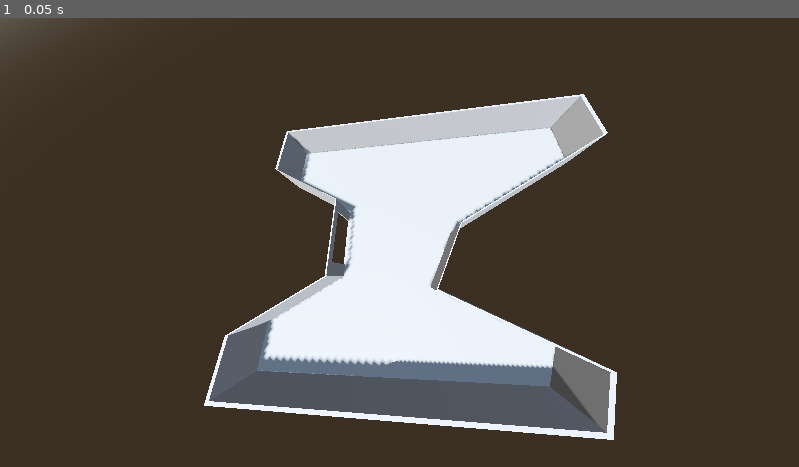
Above: before the commit, frame 1.
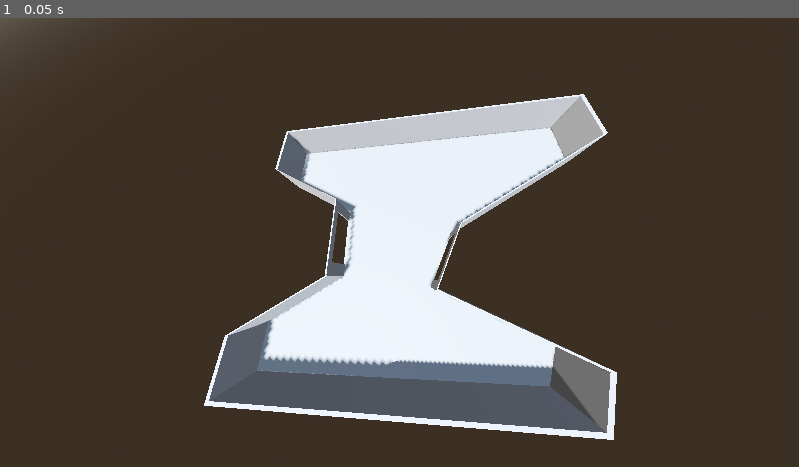
Above: after the commit, the same moment.

Repository: arsonblahaj/DDU-Escape-Herningsholm
Game: Godot game, scene res://Floor.tscn
Two runs of this game, one before a commit and one after it. Both use one fixed random seed, a clock stepped at 60 frames per second and the inputs below.
Inputs:
- Up to frame 1 (0.05 s): no input

The runs differ from the first frame. In frame 1, less than 0.1% of the frame differs, in the area x 54-57%, y 48-59%.

Commit message:
Floor scene Update

Diff:
--- a/Floor.tscn
+++ b/Floor.tscn
@@ -101,6 +101,10 @@
 transform = Transform3D(1, 0, 0, 0, 1, 0, 0, 0, 1, 20.556017, 2.1932793, -2.3138433)
 size = Vector3(11.247131, 5.3963394, 12.331787)
 
+[node name="CSGBox3D9" type="CSGBox3D" parent="CSGCombiner3D/CSGCombiner3D2"]
+transform = Transform3D(0.90630776, 0, -0.42261827, 0, 1, 0, 0.42261827, 0, 0.90630776, -7.006587, 2.1152344, -7.3661833)
+size = Vector3(5.6591797, 5.2304688, 10.973511)
+
 [node name="Camera3D" type="Camera3D" parent="."]
 transform = Transform3D(-0.99584764, -0.03893259, -0.08229219, -0.089484945, 0.2524038, 0.9634754, -0.01673904, 0.96683836, -0.2548396, 0, 61.149822, -22.168884)
 fov = 123.4
